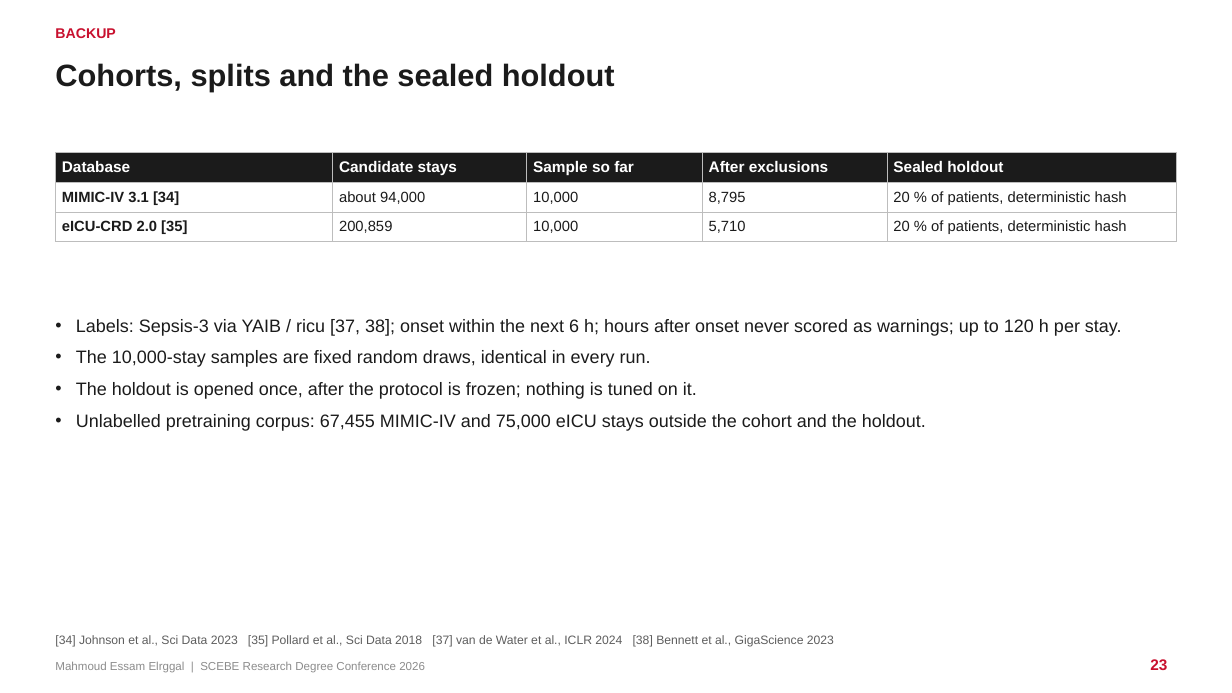
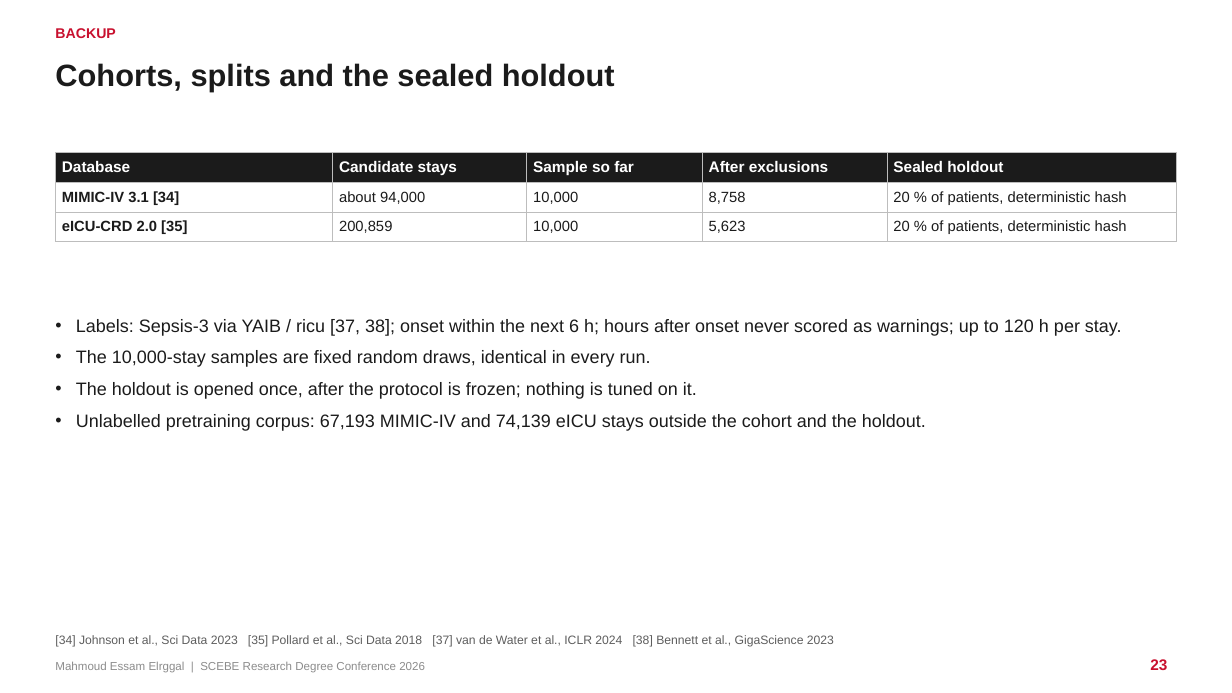
Before and after one commit to mahmoudddj/datasciencecoursera1, a slide deck: slide 23 of dev/presentation/Elrggal_Mahmoud_SCEBE2026.pptx. Drawn at 1232x693 pixels with LibreOffice and Linux fonts; fonts in the diff are those of the drawing. Boxes give left, top, right and bottom in pixels: in the first picture for what was removed or moved away, otherwise in the second. Text is boxed around its words. In the diff, an @@ line names an element or a change of style, - is before the commit and + after.

```diff
--- a/dev/presentation/Elrggal_Mahmoud_SCEBE2026.pptx
+++ b/dev/presentation/Elrggal_Mahmoud_SCEBE2026.pptx
@@ table at box(55, 152, 1177, 245) @@
-row 2, column 4: 8,795
+row 2, column 4: 8,758
-row 3, column 4: 5,710
+row 3, column 4: 5,623
@@ text at box(76, 414, 926, 431): text changed @@
-• Unlabelled pretraining corpus: 67,455 MIMIC-IV and 75,000 eICU stays outside the cohort and the holdout.
+• Unlabelled pretraining corpus: 67,193 MIMIC-IV and 74,139 eICU stays outside the cohort and the holdout.
```
Also in this commit, not shown: 3 other slides changed, 15 other files.
